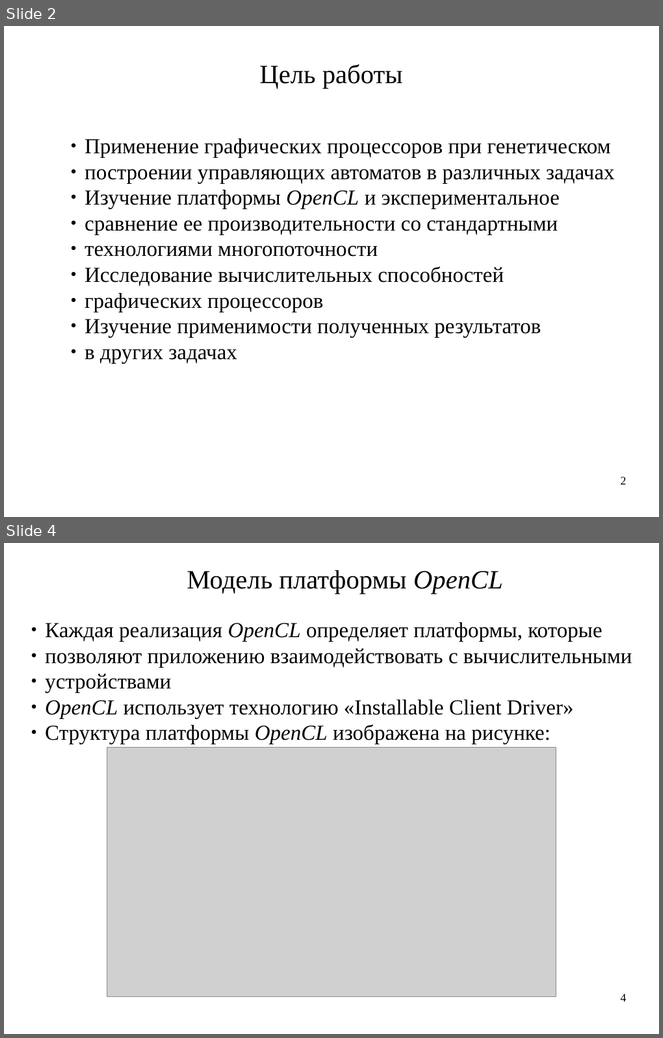
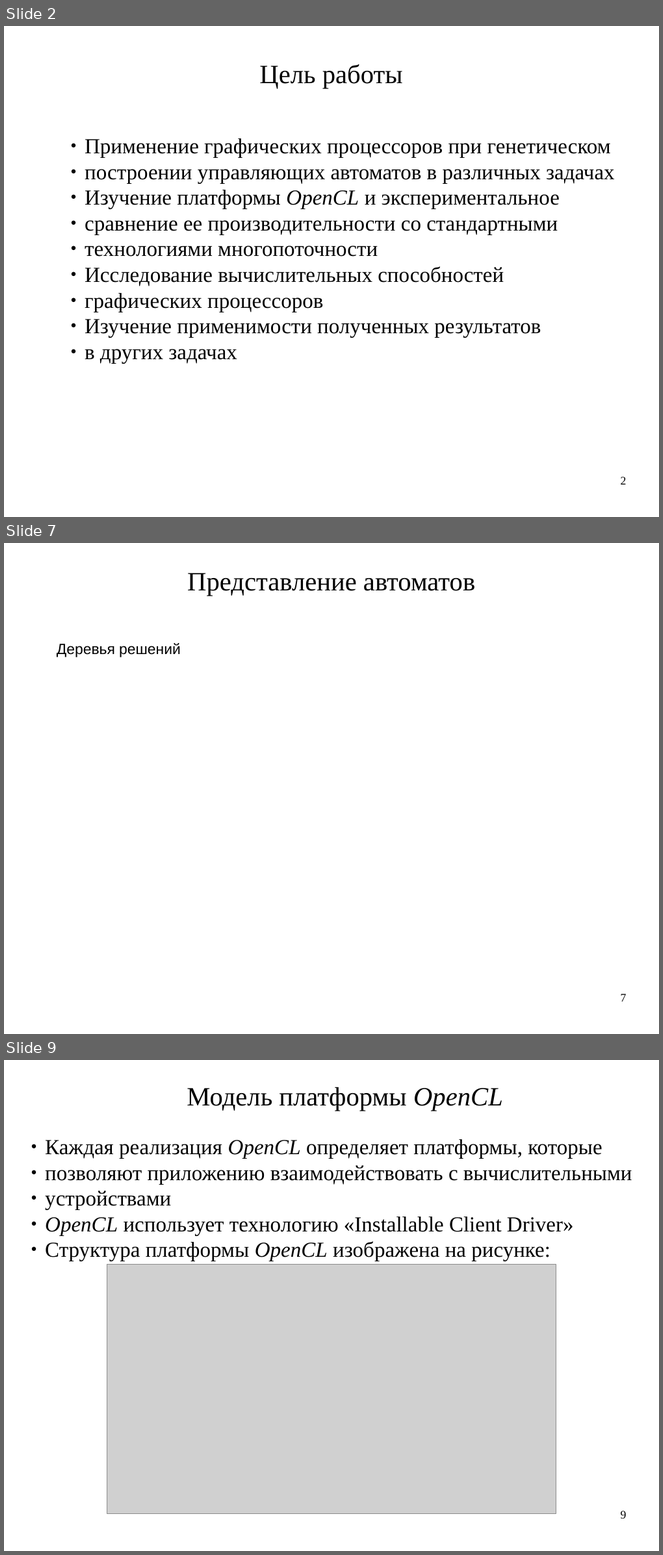
Before and after one commit to artem-bochkarev/master-work, a slide deck: Papers/PresentationKMU.odp. Shown one above the other, each under a label of ours: slides 2 and 4 before the commit, slides 2, 7 and 9 after it; the slides between them are not shown. The pictures are 663x1038 and 663x1555 pixels, drawn with LibreOffice and Linux fonts; fonts in the diff are those of the drawing; grey boxes stand for pictures. Boxes give left, top, right and bottom in pixels: in the first picture for what was removed or moved away, otherwise in the second. Text is boxed around its words. In the diff, an @@ line names an element or a change of style, - is before the commit and + after.

```diff
--- a/Papers/PresentationKMU.odp
+++ b/Papers/PresentationKMU.odp
@@ slide 7 added at [4, 543, 659, 1034], background #FFFFFF @@
@@ text added at [187, 573, 475, 596], 32 pt, text #000000 @@
+Представление автоматов
@@ text added at [57, 643, 181, 657], 18 pt, text #000000 @@
+Деревья решений
@@ page number added at [621, 994, 627, 1002], 14 pt, text #000000 @@
+7
@@ what was slide 4 is now slide 9 @@
@@ page number at [621, 1511, 627, 1519]: text changed @@
-4
+9
```
Also in this commit, not shown: 1 slide changed, 4 other slides added, 2 other files.
